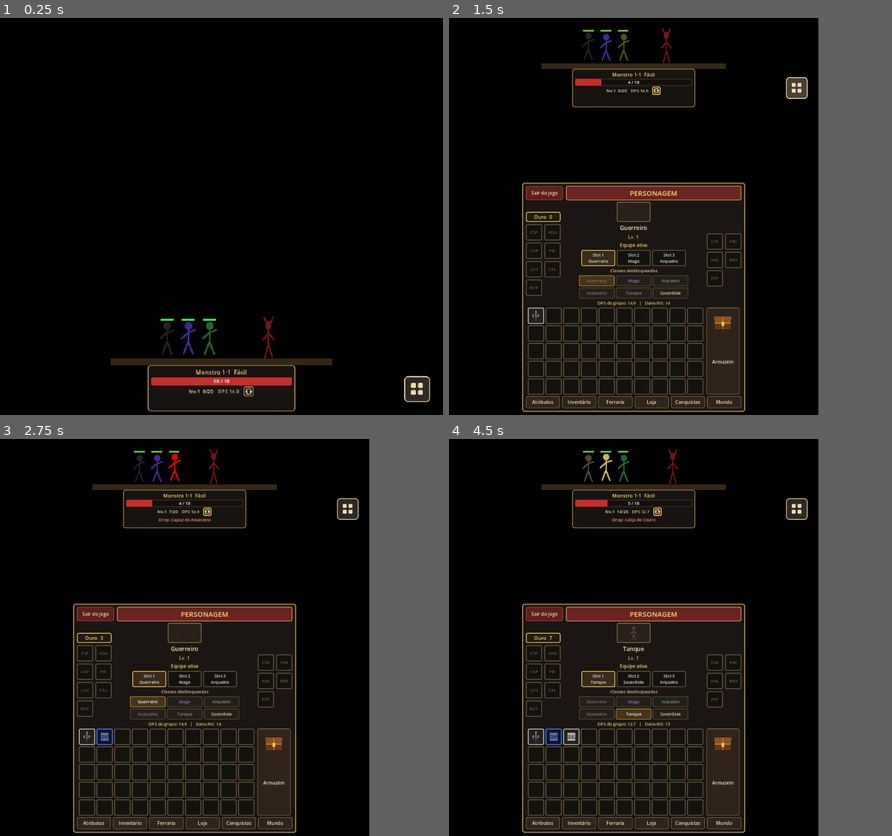
Above: before the commit, frames 1-4 (two rows, left to right).
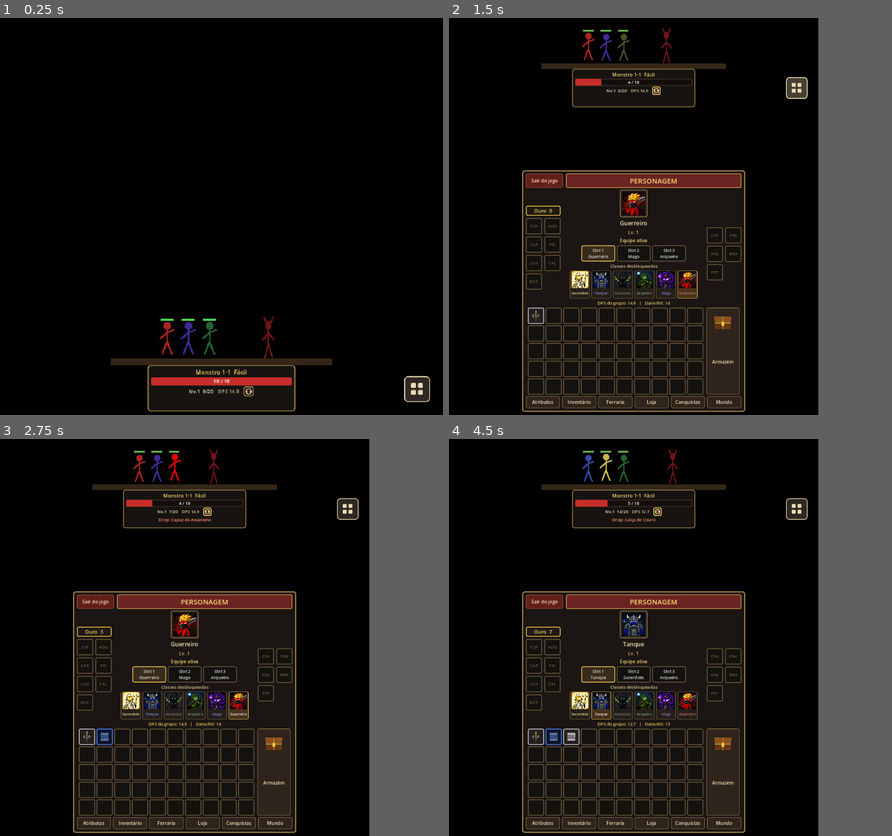
Above: after the commit, the same moments.

Repository: JoseVictorVicente/StickmanGame-Godot
Game: Godot game, scene res://cenas/main.tscn
The game is run twice, just before and just after one commit, with the same random seed, the same clock (stepped at 60 frames per second) and the same inputs.
Inputs (mouse positions are in pixels of both pictures, inside the frame that each line leads up to):
- Up to frame 1 (0.25 s): no input
- Up to frame 2 (1.5 s): click (697, 391) at 0.5 s; click (865, 387) at 1.25 s
- Up to frame 3 (2.75 s): click "Guerreiro" at 2 s
- Up to frame 4 (4.5 s): click "Sacerdote" at 2.75 s; click "Mago" at 3.5 s; click "Tanque" at 4.25 s

The runs differ from the first frame. In frame 1, less than 0.1% of the frame differs, in the area x 36-40%, y 76-85%; in frame 2, 6.7%; in frame 3, 6.7%; in frame 4, 6.9%, in the area x 16-67%, y 3-71%.

Commit message:
Add class portraits and show them on the hero select buttons.
Co-authored-by: Cursor <cursoragent@cursor.com>

Diff:
--- a/dados/classe_data.gd
+++ b/dados/classe_data.gd
@@ -21,7 +21,8 @@
 	p_vel: float,
 	p_cor: Color,
 	p_classe_item: ItemData.ClasseRequerida,
-	p_vida: int = 40
+	p_vida: int = 40,
+	p_arte: String = ""
 ) -> ClasseData:
 	var dados := ClasseData.new()
 	dados.id = p_id
@@ -32,20 +33,32 @@
 	dados.velocidade_ataque = p_vel
 	dados.cor = p_cor
 	dados.classe_item = p_classe_item
-	dados.sprite_personagem = _sprite_simples(p_cor)
+	dados.sprite_personagem = _carregar_arte(p_arte, p_cor)
 	return dados
 
 
 static func catalogo() -> Array[ClasseData]:
 	var lista: Array[ClasseData] = [
-		criar("guerreiro", "Guerreiro", 5, 1.0, 1.0, Color(0.14, 0.14, 0.16), ItemData.ClasseRequerida.GUERREIRO, 42),
-		criar("mago", "Mago", 3, 1.4, 0.85, Color(0.28, 0.18, 0.62), ItemData.ClasseRequerida.MAGO, 24),
-		criar("arqueiro", "Arqueiro", 4, 1.15, 1.3, Color(0.16, 0.42, 0.2), ItemData.ClasseRequerida.ARQUEIRO, 30),
-		criar("assassino", "Assassino", 4, 1.25, 1.45, Color(0.42, 0.1, 0.16), ItemData.ClasseRequerida.ASSASSINO, 26),
-		criar("tanque", "Tanque", 6, 0.85, 0.7, Color(0.32, 0.3, 0.22), ItemData.ClasseRequerida.TANQUE, 60),
-		criar("sacerdote", "Sacerdote", 3, 1.1, 0.9, Color(0.86, 0.78, 0.32), ItemData.ClasseRequerida.SACERDOTE, 32),
+		criar("sacerdote", "Sacerdote", 3, 1.1, 0.9, Color(0.86, 0.78, 0.32), ItemData.ClasseRequerida.SACERDOTE, 32, "res://sprites/herois/sacerdote.jpg"),
+		criar("tanque", "Tanque", 6, 0.85, 0.7, Color(0.22, 0.32, 0.72), ItemData.ClasseRequerida.TANQUE, 60, "res://sprites/herois/tanque.jpg"),
+		criar("assassino", "Assassino", 4, 1.25, 1.45, Color(0.18, 0.18, 0.18), ItemData.ClasseRequerida.ASSASSINO, 26, "res://sprites/herois/assassino.jpg"),
+		criar("arqueiro", "Arqueiro", 4, 1.15, 1.3, Color(0.16, 0.42, 0.2), ItemData.ClasseRequerida.ARQUEIRO, 30, "res://sprites/herois/arqueiro.jpg"),
+		criar("mago", "Mago", 3, 1.4, 0.85, Color(0.28, 0.18, 0.62), ItemData.ClasseRequerida.MAGO, 24, "res://sprites/herois/mago.jpg"),
+		criar("guerreiro", "Guerreiro", 5, 1.0, 1.0, Color(0.72, 0.16, 0.14), ItemData.ClasseRequerida.GUERREIRO, 42, "res://sprites/herois/guerreiro.jpg"),
 	]
 	return lista
+
+
+static func _carregar_arte(caminho: String, fallback: Color) -> Texture2D:
+	if caminho != "":
+		var img := Image.new()
+		if img.load(caminho) == OK:
+			return ImageTexture.create_from_image(img)
+		if ResourceLoader.exists(caminho):
+			var recurso := load(caminho)
+			if recurso is Texture2D:
+				return recurso
+	return _sprite_simples(fallback)
 
 
 static func _sprite_simples(p_cor: Color) -> Texture2D:
--- a/inventario/menu.tscn
+++ b/inventario/menu.tscn
@@ -246,7 +246,7 @@
 theme_override_constants/separation = 4
 
 [node name="AreaFoto" type="Panel" parent="Centralizar/AreaMenus/Painel/Conteudo/AreaHeroi/ColunaPersonagem"]
-custom_minimum_size = Vector2(88, 52)
+custom_minimum_size = Vector2(72, 72)
 layout_mode = 2
 size_flags_horizontal = 4
 theme_override_styles/panel = SubResource("StyleBoxFlat_foto")
@@ -322,7 +322,7 @@
 size_flags_horizontal = 4
 theme_override_constants/h_separation = 4
 theme_override_constants/v_separation = 4
-columns = 3
+columns = 6
 
 [node name="LabelDpsEquipe" type="Label" parent="Centralizar/AreaMenus/Painel/Conteudo/AreaHeroi/ColunaPersonagem/AreaEquipe"]
 unique_name_in_owner = true
--- a/inventario/ui_selecao_equipe.gd
+++ b/inventario/ui_selecao_equipe.gd
@@ -64,12 +64,19 @@
 	_botoes_classe.clear()
 	if _party == null:
 		return
-	grade_classes.columns = 3
+	grade_classes.columns = 6
 	for classe in _party.classes_desbloqueadas:
 		var botao := Button.new()
-		botao.custom_minimum_size = Vector2(92, 28)
+		botao.custom_minimum_size = Vector2(52, 72)
 		botao.text = classe.nome_classe
-		botao.add_theme_font_size_override("font_size", 11)
+		botao.tooltip_text = classe.nome_classe
+		botao.icon = classe.sprite_personagem
+		botao.expand_icon = true
+		botao.icon_alignment = HORIZONTAL_ALIGNMENT_CENTER
+		botao.vertical_icon_alignment = VERTICAL_ALIGNMENT_TOP
+		botao.alignment = HORIZONTAL_ALIGNMENT_CENTER
+		botao.add_theme_constant_override("icon_max_width", 44)
+		botao.add_theme_font_size_override("font_size", 9)
 		botao.pressed.connect(_on_classe_pressionada.bind(classe))
 		grade_classes.add_child(botao)
 		_botoes_classe.append(botao)
Binary file added: sprites/herois/arqueiro.jpg
Binary file added: sprites/herois/assassino.jpg
Binary file added: sprites/herois/guerreiro.jpg
Binary file added: sprites/herois/mago.jpg
Binary file added: sprites/herois/sacerdote.jpg
Binary file added: sprites/herois/tanque.jpg
